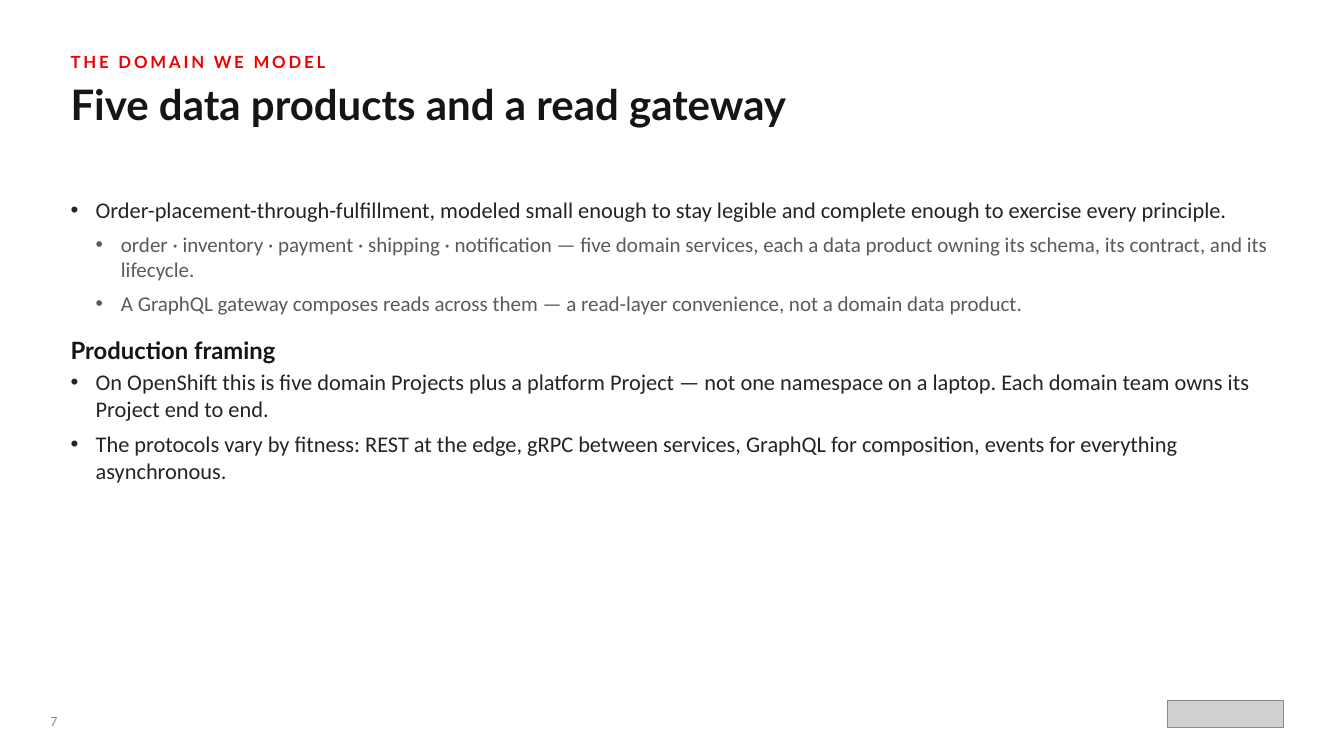
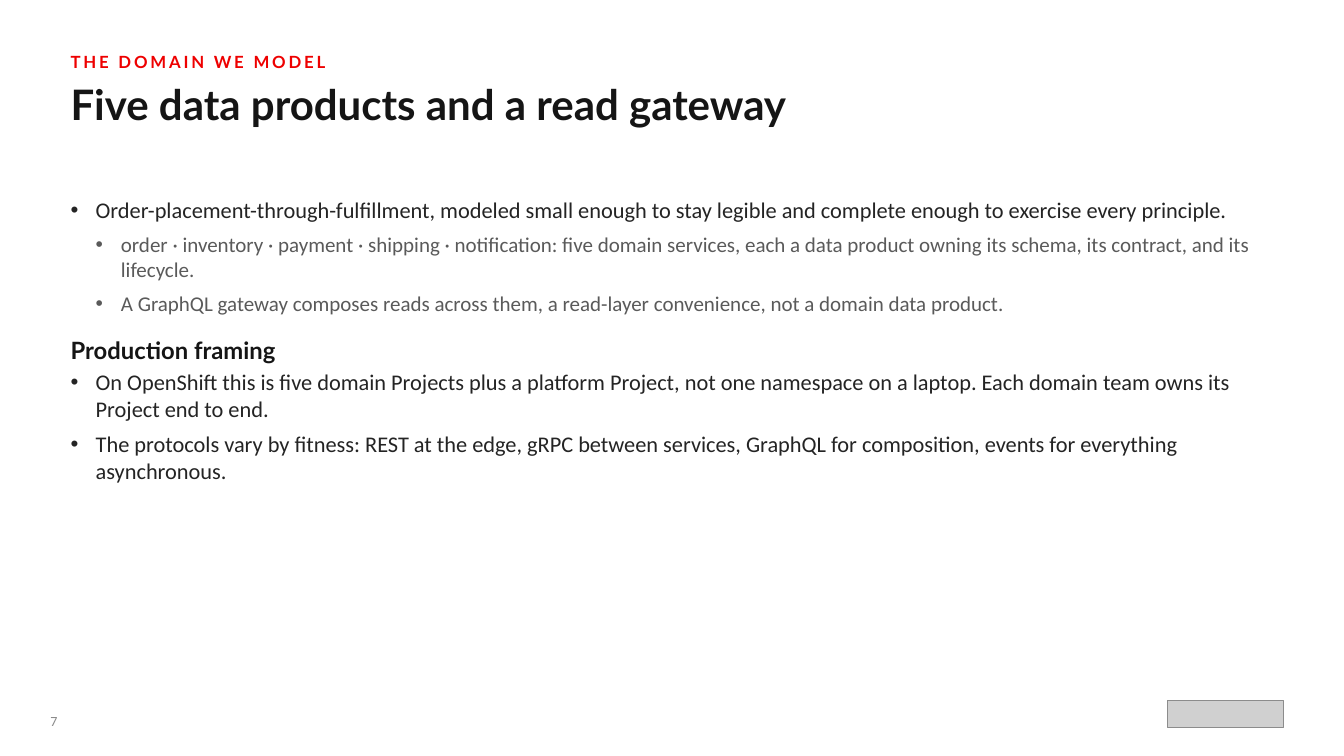
Before and after one commit to patterncatalyst/datamesh-reference-arch-python, a slide deck: slide 8 of presentation/data-mesh-openshift/Data_Mesh_on_OpenShift.pptx. Drawn at 1344x756 pixels with LibreOffice and Linux fonts; fonts in the diff are those of the drawing; grey boxes stand for pictures. Boxes give left, top, right and bottom in pixels: in the first picture for what was removed or moved away, otherwise in the second. Text is boxed around its words. In the diff, an @@ line names an element or a change of style, - is before the commit and + after.

Commit message:
docs(deck): professional-voice pass on the data-mesh decks
Remove em dashes, chapter/section cross-references, and ban-tier verbal
tics (deliberately, earns its place, load-bearing, worth noticing, honest,
on purpose, not a toy, rest of this deck) from The Data Mesh 101 and
Data Mesh on OpenShift pptxgenjs sources, then rebuild both decks.

```diff
--- a/presentation/data-mesh-openshift/Data_Mesh_on_OpenShift.pptx
+++ b/presentation/data-mesh-openshift/Data_Mesh_on_OpenShift.pptx
@@ text at bbox=[121, 237, 1249, 315]: text changed @@
-  • order · inventory · payment · shipping · notification — five domain services, each a data product owning its schema, its contract, and its lifecycle.
-  • A GraphQL gateway composes reads across them — a read-layer convenience, not a domain data product.
+  • order · inventory · payment · shipping · notification: five domain services, each a data product owning its schema, its contract, and its lifecycle.
+  • A GraphQL gateway composes reads across them, a read-layer convenience, not a domain data product.
@@ text at bbox=[96, 374, 1229, 421]: text changed @@
-• On OpenShift this is five domain Projects plus a platform Project — not one namespace on a laptop. Each domain team owns its Project end to end.
+• On OpenShift this is five domain Projects plus a platform Project, not one namespace on a laptop. Each domain team owns its Project end to end.
```
Also in this commit, not shown: 53 other slides changed, 4 other files.
